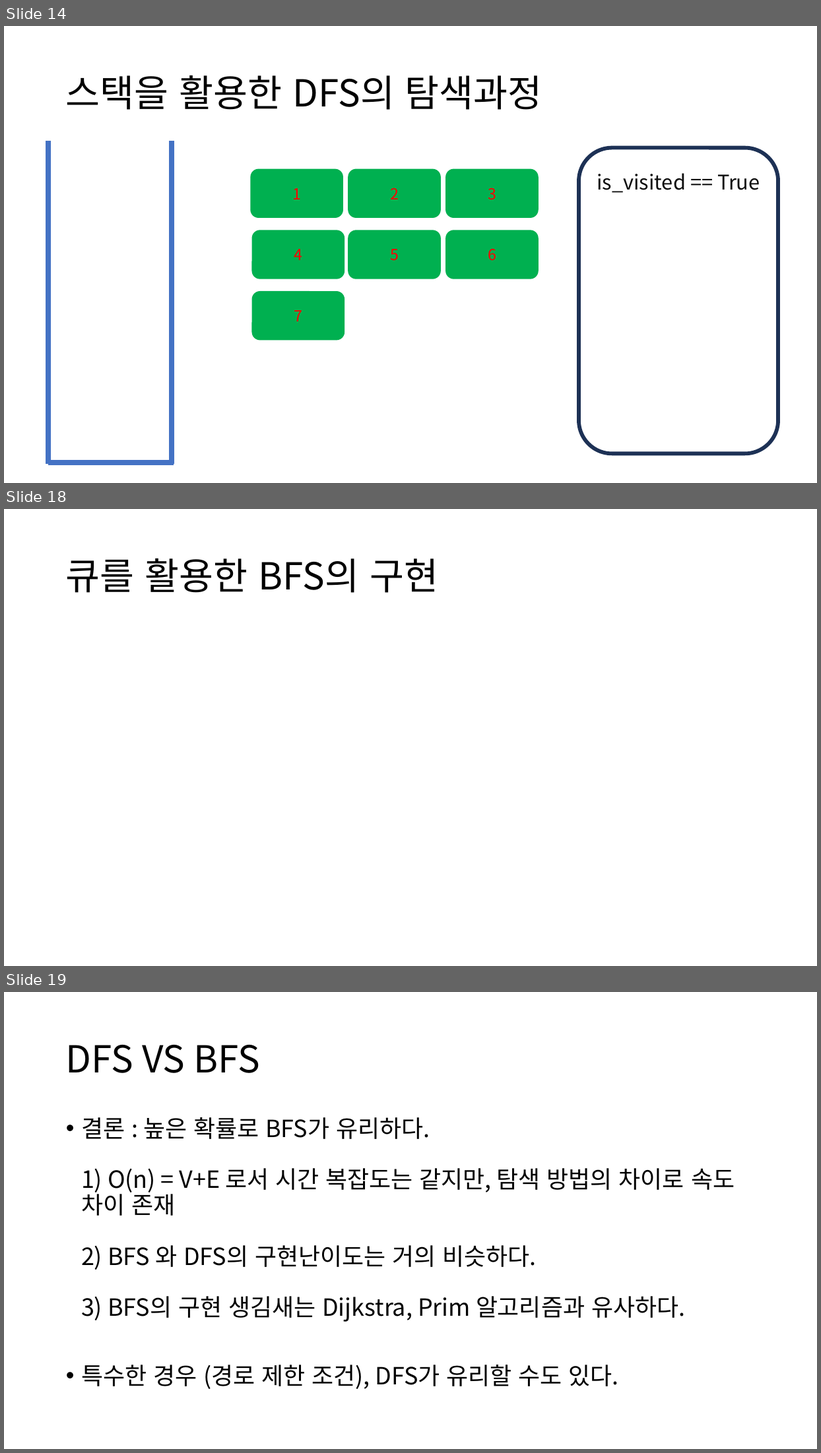
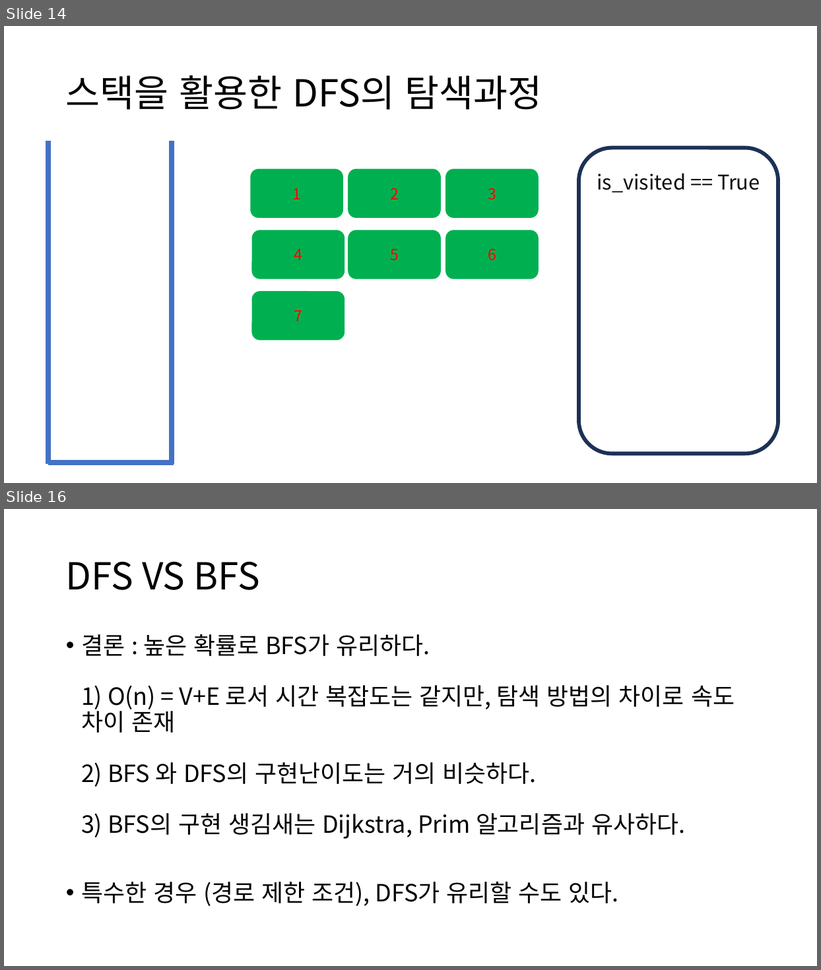
Before and after one commit to quizoverflow/2023_Algorithm_Study, a slide deck: fourth_week/4주차_그래프탐색.pptx. Shown one above the other, each under a label of ours: slides 14, 18 and 19 before the commit, slides 14 and 16 after it; the slides between them are not shown. The pictures are 821x1453 and 821x970 pixels, drawn with LibreOffice and Linux fonts; fonts in the diff are those of the drawing. Boxes give left, top, right and bottom in pixels: in the first picture for what was removed or moved away, otherwise in the second. Text is boxed around its words. In the diff, an @@ line names an element or a change of style, - is before the commit and + after.

```diff
--- a/fourth_week/4주차_그래프탐색.pptx
+++ b/fourth_week/4주차_그래프탐색.pptx
@@ slide 18 removed at [4,509,817,966], background #FFFFFF @@
@@ title removed at [66,559,438,593] @@
-큐를 활용한 BFS의 구현
@@ what was slide 19 is now slide 16 @@
```
Also in this commit, not shown: 2 slides changed, 1 slide added, 2 other slides removed, 2 other files.
